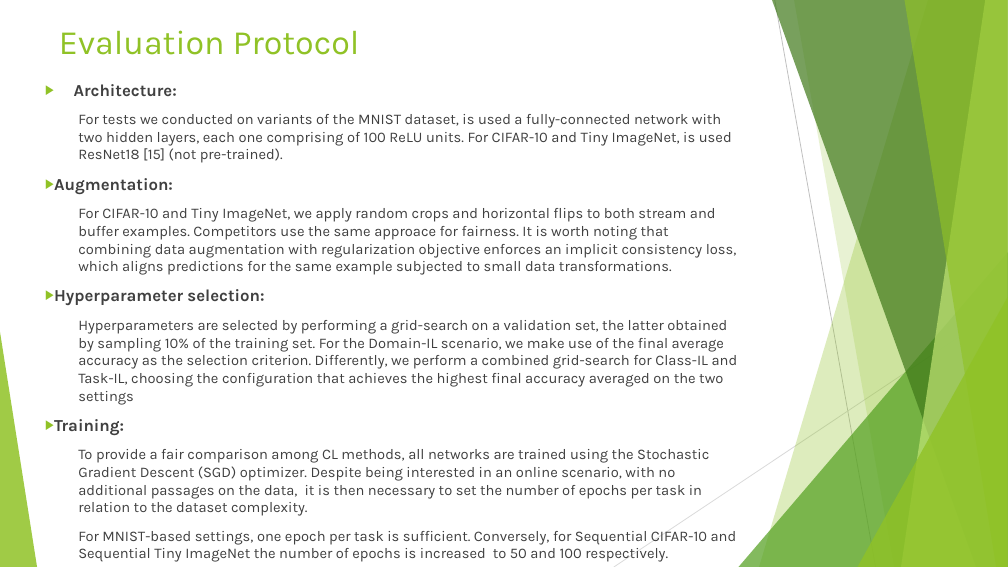
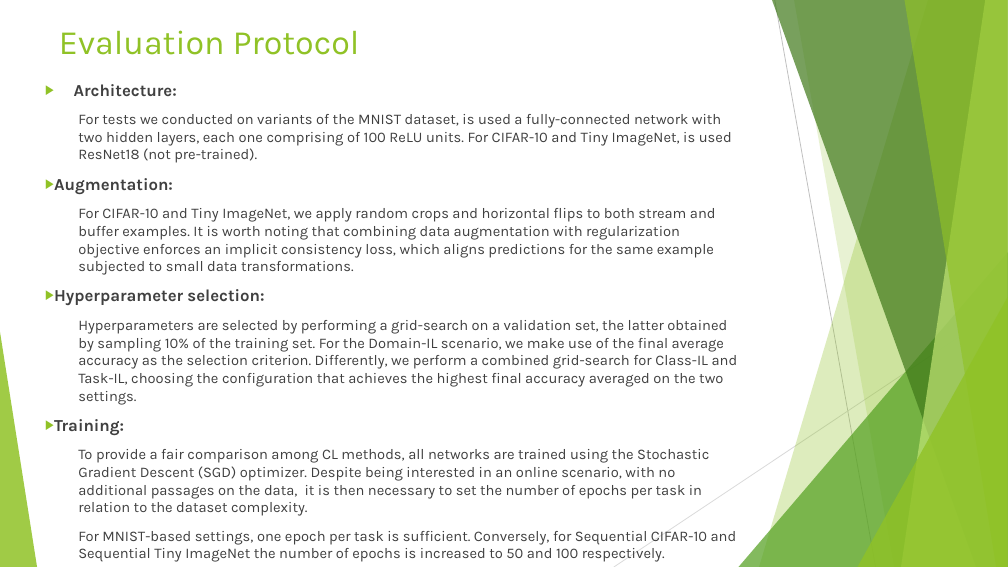
Before and after one commit to AntonioImp/ProjectForCognitiveComputingAndArtificialIntelligence, a slide deck: slide 17 of DER project.pptx (slide 16 before the commit). Drawn at 1008x567 pixels with LibreOffice and Linux fonts; fonts in the diff are those of the drawing. Boxes give left, top, right and bottom in pixels: in the first picture for what was removed or moved away, otherwise in the second. Text is boxed around its words. In the diff, an @@ line names an element or a change of style, - is before the commit and + after.

```diff
--- a/DER project.pptx
+++ b/DER project.pptx
@@ text at bbox=[78, 114, 732, 163]: text changed @@
-  For tests we conducted on variants of the MNIST dataset, is used a fully-connected network with two hidden layers, each one comprising of 100 ReLU units. For CIFAR-10 and Tiny ImageNet, is used ResNet18 [15] (not pre-trained).
+  For tests we conducted on variants of the MNIST dataset, is used a fully-connected network with two hidden layers, each one comprising of 100 ReLU units. For CIFAR-10 and Tiny ImageNet, is used ResNet18 (not pre-trained).
@@ text at bbox=[78, 208, 716, 275]: text changed @@
-  For CIFAR-10 and Tiny ImageNet, we apply random crops and horizontal flips to both stream and buffer examples. Competitors use the same approace for fairness. It is worth noting that combining data augmentation with regularization objective enforces an implicit consistency loss, which aligns predictions for the same example subjected to small data transformations.
+  For CIFAR-10 and Tiny ImageNet, we apply random crops and horizontal flips to both stream and buffer examples. It is worth noting that combining data augmentation with regularization objective enforces an implicit consistency loss, which aligns predictions for the same example subjected to small data transformations.
@@ text at bbox=[78, 320, 738, 405]: text changed @@
-  Hyperparameters are selected by performing a grid-search on a validation set, the latter obtained by sampling 10% of the training set. For the Domain-IL scenario, we make use of the final average accuracy as the selection criterion. Differently, we perform a combined grid-search for Class-IL and Task-IL, choosing the configuration that achieves the highest final accuracy averaged on the two settings
+  Hyperparameters are selected by performing a grid-search on a validation set, the latter obtained by sampling 10% of the training set. For the Domain-IL scenario, we make use of the final average accuracy as the selection criterion. Differently, we perform a combined grid-search for Class-IL and Task-IL, choosing the configuration that achieves the highest final accuracy averaged on the two settings.
```
Also in this commit, not shown: 5 other slides changed, 1 slide added, 1 other file.
